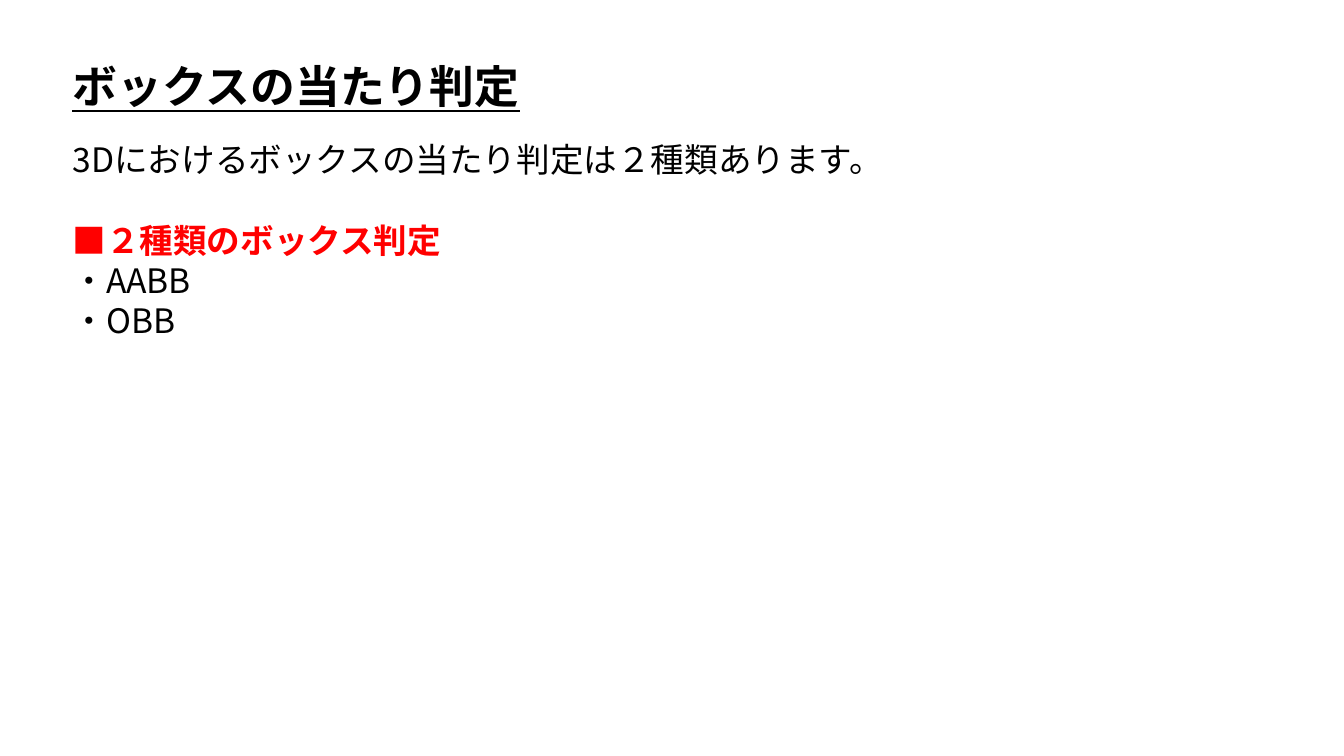
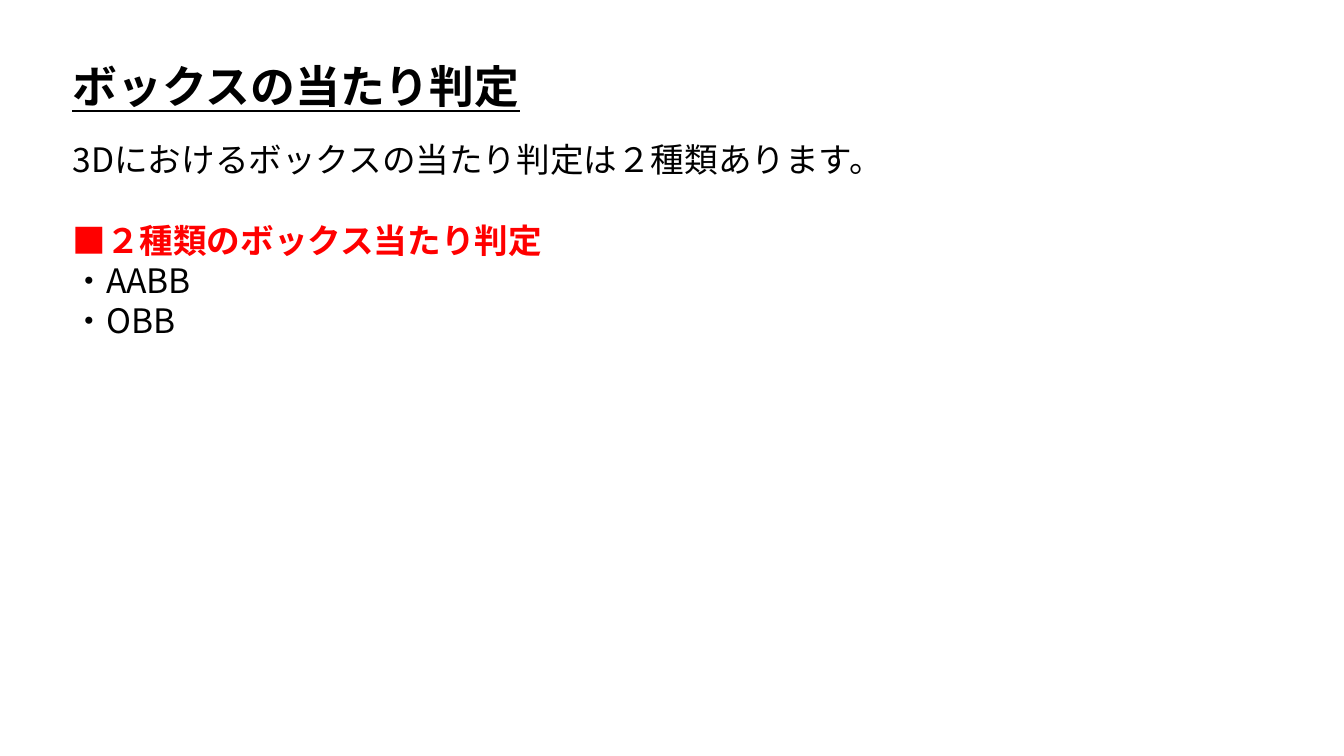
Before and after one commit to ArakiYusuke-Ohara/Textbook, a slide deck: slide 1 of ゲーム科2年/00_前期/ゲーム開発Ⅰ/07_ボックスの当たり判定（AABB）.pptx. Drawn at 1344x756 pixels with LibreOffice and Linux fonts; fonts in the diff are those of the drawing. Boxes give left, top, right and bottom in pixels: in the first picture for what was removed or moved away, otherwise in the second. Text is boxed around its words. In the diff, an @@ line names an element or a change of style, - is before the commit and + after.

Commit message:
ボックスの当たり判定の押し出し実装。AABB管理修正。

```diff
--- a/ゲーム科2年/00_前期/ゲーム開発Ⅰ/07_ボックスの当たり判定（AABB）.pptx
+++ b/ゲーム科2年/00_前期/ゲーム開発Ⅰ/07_ボックスの当たり判定（AABB）.pptx
@@ text at (x1=72, y1=224, x2=541, y2=256): text changed @@
-■２種類のボックス判定
+■２種類のボックス当たり判定
```
Also in this commit, not shown: 4 other slides changed, 2 slides added, 26 other files.
